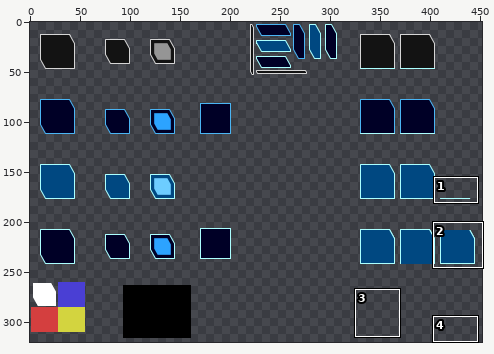
One commit to this sprite sheet: data/textures/widgets.png. The first picture is a wide view before the edit; the outline marks the close-up.
Close-up. Before:
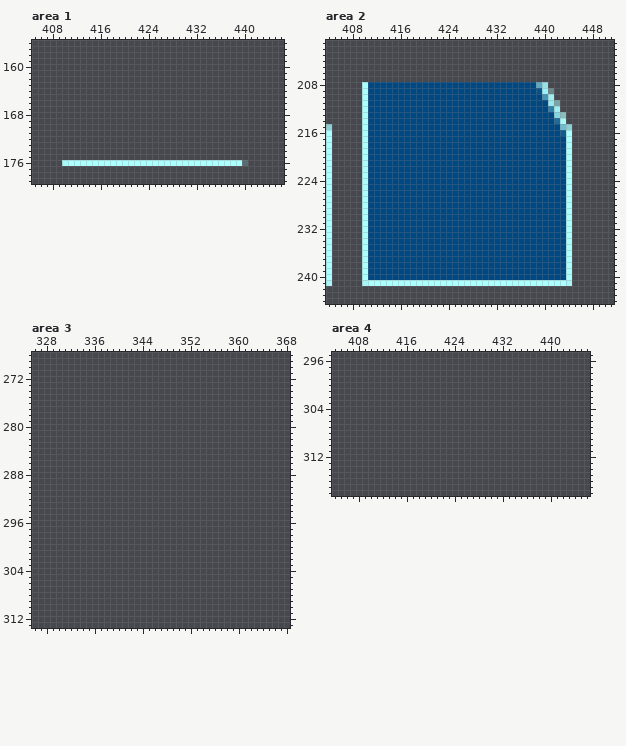
The file is 512x512 pixels. Pixels under 10% opacity are left out. Colours within 5 levels of each other are drawn and written as one. Shown: area 1: x 405..446, y 156..179; area 2: x 404..451, y 201..244; area 3: x 326..368, y 268..313; area 4: x 404..446, y 295..318. The wide view leaves out empty margins.
Once edited:
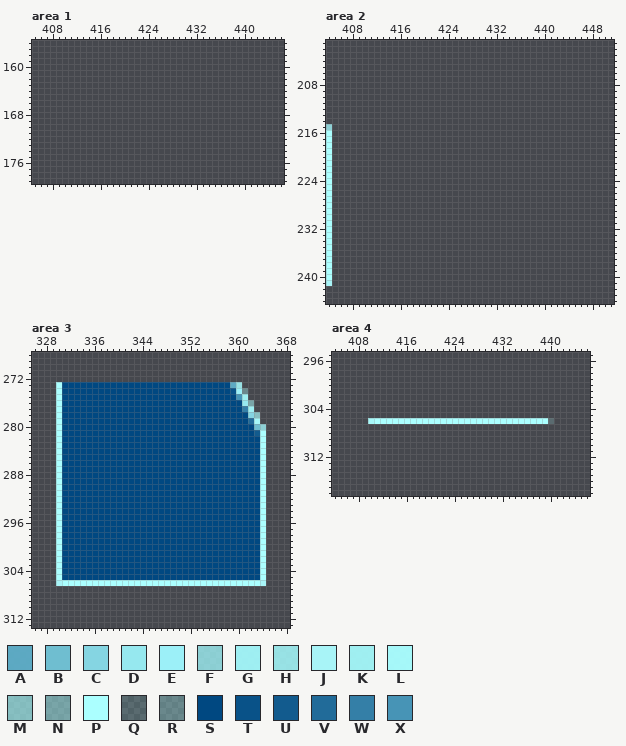
Palette (. is transparent): A #5dabc5fa  B #6fbed0  C #85d5e2  D #96e8ef  E #9df1f9fd  F #a1f5f9c9  G #a2f5f8f6  H #a3f6f9e1  J #a8f4f7  K #a5f9fbf0  L #a8fcfdf9  M #aafefea7  N #abffff81  P #abffff  Q #acffff31  R #acffff59  S #004881  T #095288  U #125b8e  V #216b99  W #347fa7  X #4794b6fe
Difference:
Changed rows in their new state; - is an unchanged pixel.
Area 1:
first column x 410:
176 ...............................
Area 2:
first column x 410:
208 ...............................----
209 ................................---
210 ................................---
211 .................................--
212 .................................--
213 ..................................-
214 ..................................-
215 ...................................
216 ...................................
217 ...................................
218 ...................................
219 ...................................
220 ...................................
221 ...................................
222 ...................................
223 ...................................
224 ...................................
225 ...................................
226 ...................................
227 ...................................
228 ...................................
229 ...................................
230 ...................................
231 ...................................
232 ...................................
233 ...................................
234 ...................................
235 ...................................
236 ...................................
237 ...................................
238 ...................................
239 ...................................
240 ...................................
241 ...................................
Area 3:
first column x 330:
273 PSSSSSSSSSSSSSSSSSSSSSSSSSSSSAH----
274 PSSSSSSSSSSSSSSSSSSSSSSSSSSSSTER---
275 PSSSSSSSSSSSSSSSSSSSSSSSSSSSSSXK---
276 PSSSSSSSSSSSSSSSSSSSSSSSSSSSSSSDN--
277 PSSSSSSSSSSSSSSSSSSSSSSSSSSSSSSWG--
278 PSSSSSSSSSSSSSSSSSSSSSSSSSSSSSSSCM-
279 PSSSSSSSSSSSSSSSSSSSSSSSSSSSSSSSVL-
280 PSSSSSSSSSSSSSSSSSSSSSSSSSSSSSSSSBF
281 PSSSSSSSSSSSSSSSSSSSSSSSSSSSSSSSSUP
282 PSSSSSSSSSSSSSSSSSSSSSSSSSSSSSSSSSP
283 PSSSSSSSSSSSSSSSSSSSSSSSSSSSSSSSSSP
284 PSSSSSSSSSSSSSSSSSSSSSSSSSSSSSSSSSP
285 PSSSSSSSSSSSSSSSSSSSSSSSSSSSSSSSSSP
286 PSSSSSSSSSSSSSSSSSSSSSSSSSSSSSSSSSP
287 PSSSSSSSSSSSSSSSSSSSSSSSSSSSSSSSSSP
288 PSSSSSSSSSSSSSSSSSSSSSSSSSSSSSSSSSP
289 PSSSSSSSSSSSSSSSSSSSSSSSSSSSSSSSSSP
290 PSSSSSSSSSSSSSSSSSSSSSSSSSSSSSSSSSP
291 PSSSSSSSSSSSSSSSSSSSSSSSSSSSSSSSSSP
292 PSSSSSSSSSSSSSSSSSSSSSSSSSSSSSSSSSP
293 PSSSSSSSSSSSSSSSSSSSSSSSSSSSSSSSSSP
294 PSSSSSSSSSSSSSSSSSSSSSSSSSSSSSSSSSP
295 PSSSSSSSSSSSSSSSSSSSSSSSSSSSSSSSSSP
296 PSSSSSSSSSSSSSSSSSSSSSSSSSSSSSSSSSP
297 PSSSSSSSSSSSSSSSSSSSSSSSSSSSSSSSSSP
298 PSSSSSSSSSSSSSSSSSSSSSSSSSSSSSSSSSP
299 PSSSSSSSSSSSSSSSSSSSSSSSSSSSSSSSSSP
300 PSSSSSSSSSSSSSSSSSSSSSSSSSSSSSSSSSP
301 PSSSSSSSSSSSSSSSSSSSSSSSSSSSSSSSSSP
302 PSSSSSSSSSSSSSSSSSSSSSSSSSSSSSSSSSP
303 PSSSSSSSSSSSSSSSSSSSSSSSSSSSSSSSSSP
304 PSSSSSSSSSSSSSSSSSSSSSSSSSSSSSSSSSP
305 PSSSSSSSSSSSSSSSSSSSSSSSSSSSSSSSSSP
306 JPPPPPPPPPPPPPPPPPPPPPPPPPPPPPPPPPJ
Area 4:
first column x 410:
306 LPPPPPPPPPPPPPPPPPPPPPPPPPPPPPQ
Pixel boxes of the changes (left, top, right, bottom) in both close-ups:
erased: (62, 160, 248, 166)
erased: (362, 82, 572, 286)
added: (56, 382, 266, 586)
added: (368, 418, 554, 424)
